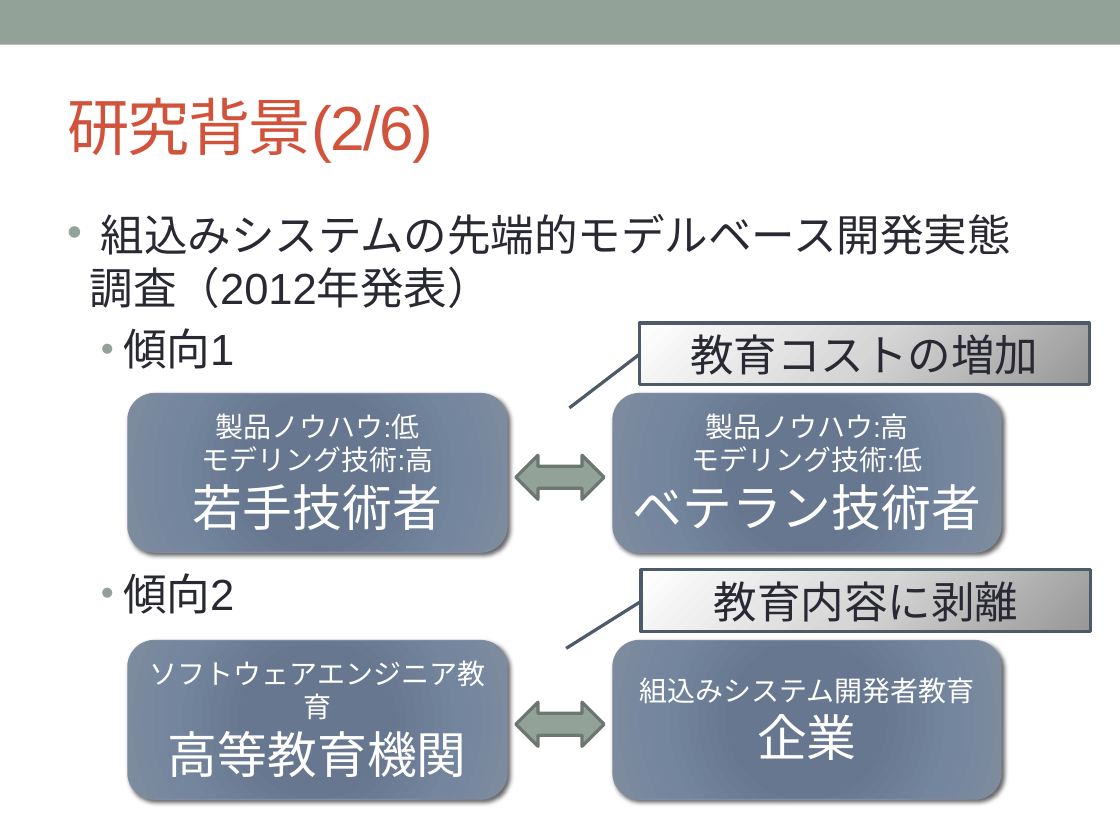
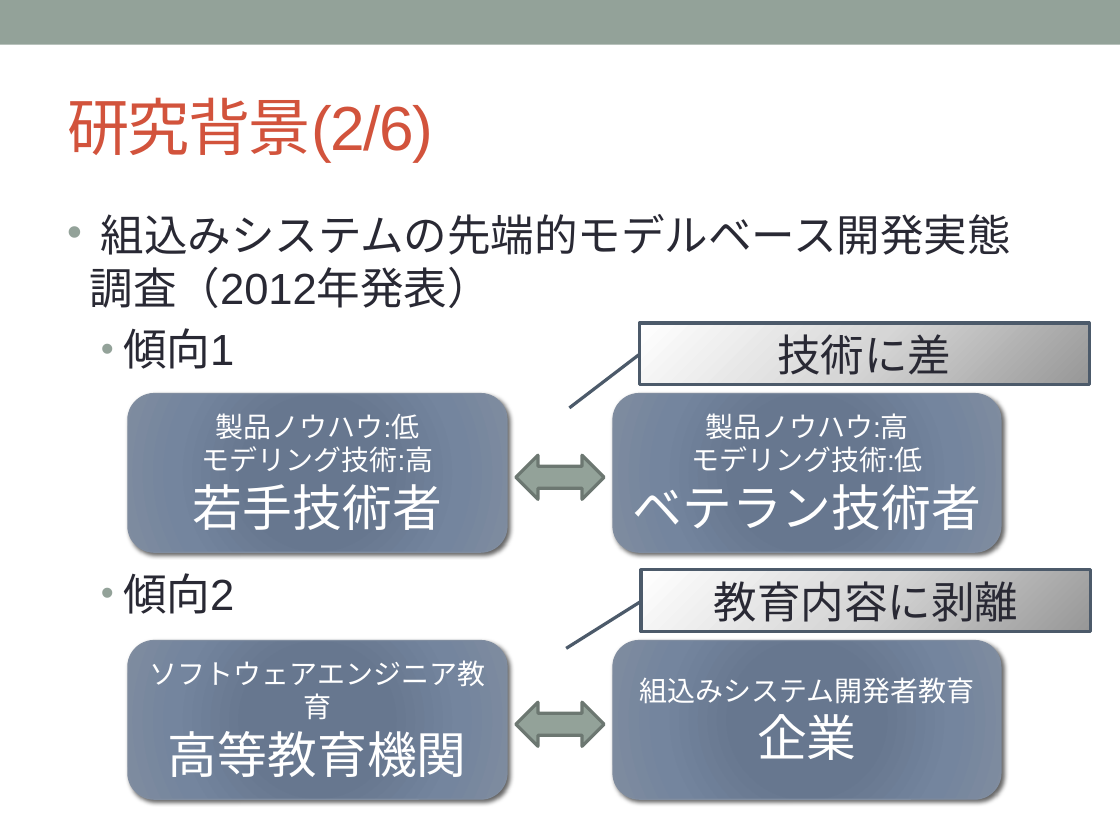
Before and after one commit to YutaNiimura/leJOS-OSEK, a slide deck: slide 4 of 中間発表関連/5I25新村祐太 中間発表スライドver0.1.pptx. Drawn at 1120x840 pixels with LibreOffice and Linux fonts; fonts in the diff are those of the drawing. Boxes give left, top, right and bottom in pixels: in the first picture for what was removed or moved away, otherwise in the second. Text is boxed around its words. In the diff, an @@ line names an element or a change of style, - is before the commit and + after.

```diff
--- a/中間発表関連/5I25新村祐太 中間発表スライドver0.1.pptx
+++ b/中間発表関連/5I25新村祐太 中間発表スライドver0.1.pptx
@@ text in border callout at bbox=[777, 334, 951, 375]: text changed @@
-教育コストの増加
+技術に差
```
Also in this commit, not shown: 8 other slides changed, 1 slide added.
